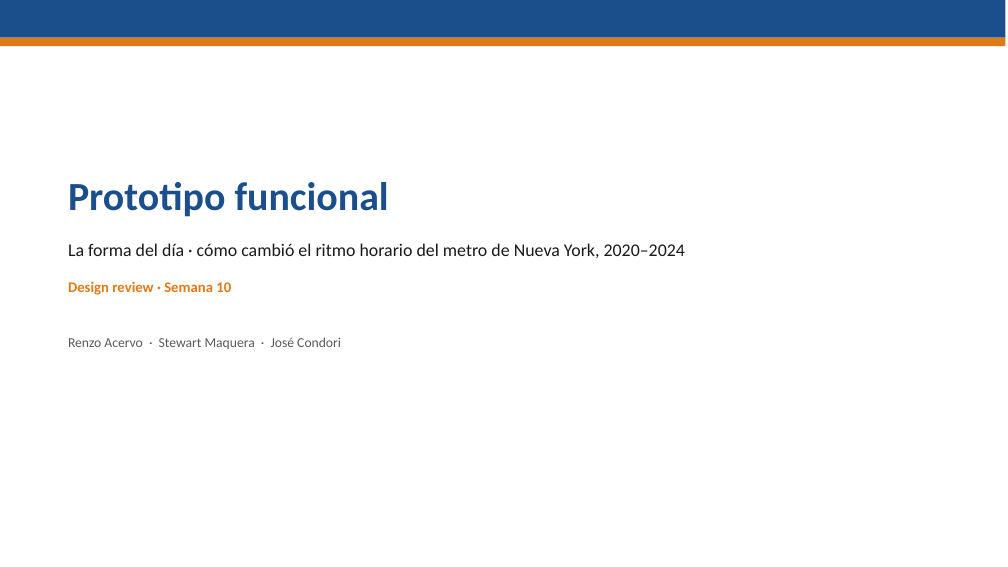
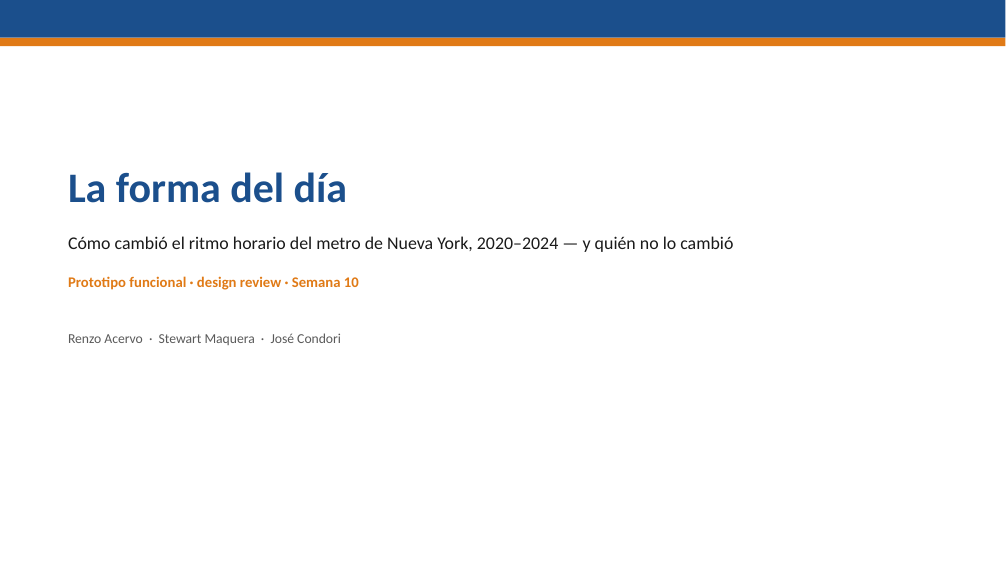
Before and after one commit to stewartmb/data-visualization-2026-2, a slide deck: slide 1 of deliveries/week10/PresentationWeek10.pptx. Drawn at 1008x567 pixels with LibreOffice and Linux fonts; fonts in the diff are those of the drawing. Boxes give left, top, right and bottom in pixels: in the first picture for what was removed or moved away, otherwise in the second. Text is boxed around its words. In the diff, an @@ line names an element or a change of style, - is before the commit and + after.

Commit message:
Rebuild the week 10 delivery on the narrative application
El prototipo pasa de cuatro paneles a siete capitulos guiados mas un
explorador enlazado, con tipologia de estaciones, capa de confiabilidad,
hallazgos generados desde el modelo y geografia real. Reporte, README,
presentacion, guion y capturas rehechos; preguntas de feedback nuevas.

```diff
--- a/deliveries/week10/PresentationWeek10.pptx
+++ b/deliveries/week10/PresentationWeek10.pptx
@@ text at (68,172,348,203): text changed; size 38 to 40 pt @@
-Prototipo funcional
+La forma del día
@@ text at (68,236,733,252): text changed @@
-La forma del día · cómo cambió el ritmo horario del metro de Nueva York, 2020–2024
+Cómo cambió el ritmo horario del metro de Nueva York, 2020–2024 — y quién no lo cambió
@@ text at (68,276,359,290): text changed @@
-Design review · Semana 10
+Prototipo funcional · design review · Semana 10
@@ text "Renzo Acervo · Stewart Maquera ...": place and size @@
-text "Renzo Acervo · Stewart Maquera ..." at (68,337,341,349)
+text "Renzo Acervo · Stewart Maquera ..." at (68,333,341,345)
```
Also in this commit, not shown: 1 other slide changed, 6 slides added, 6 slides removed, 42 other files.
